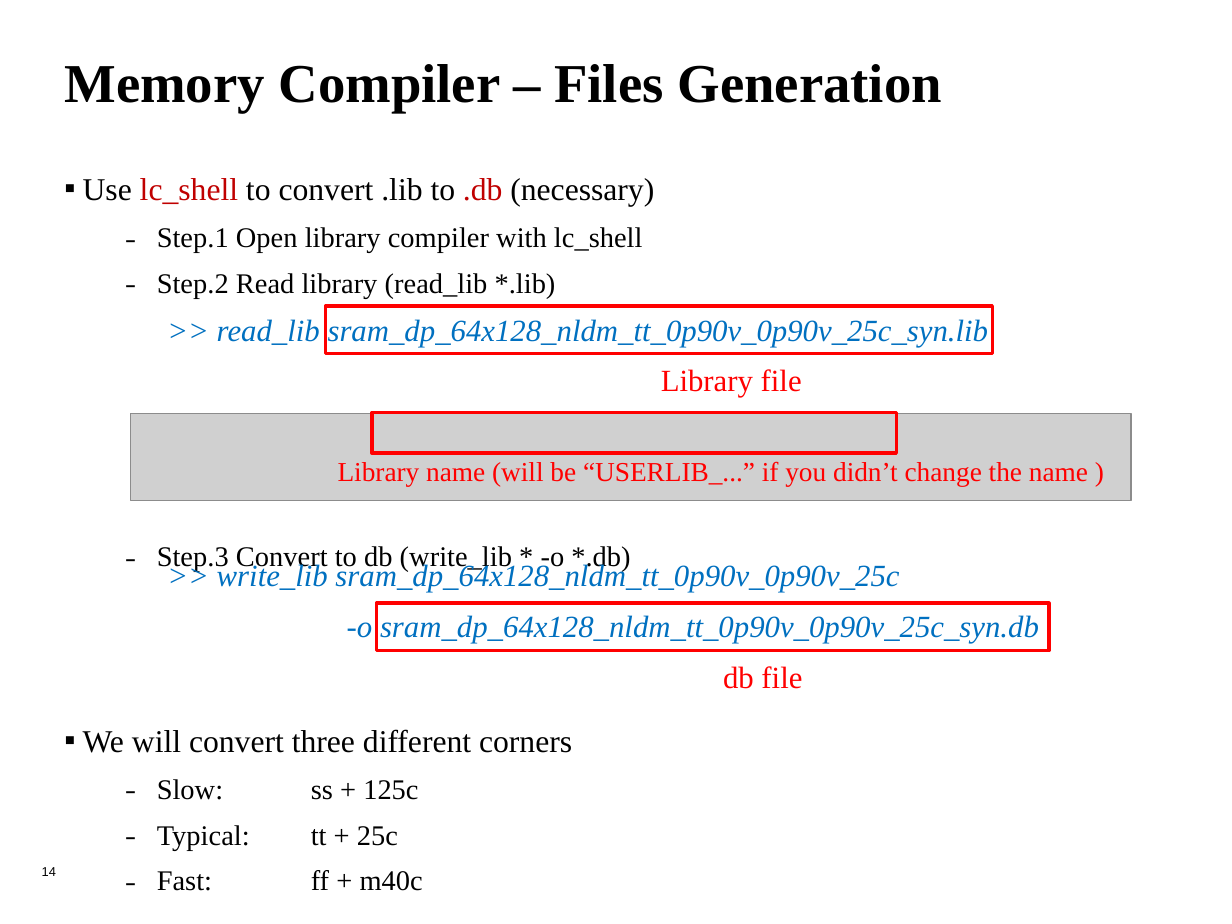
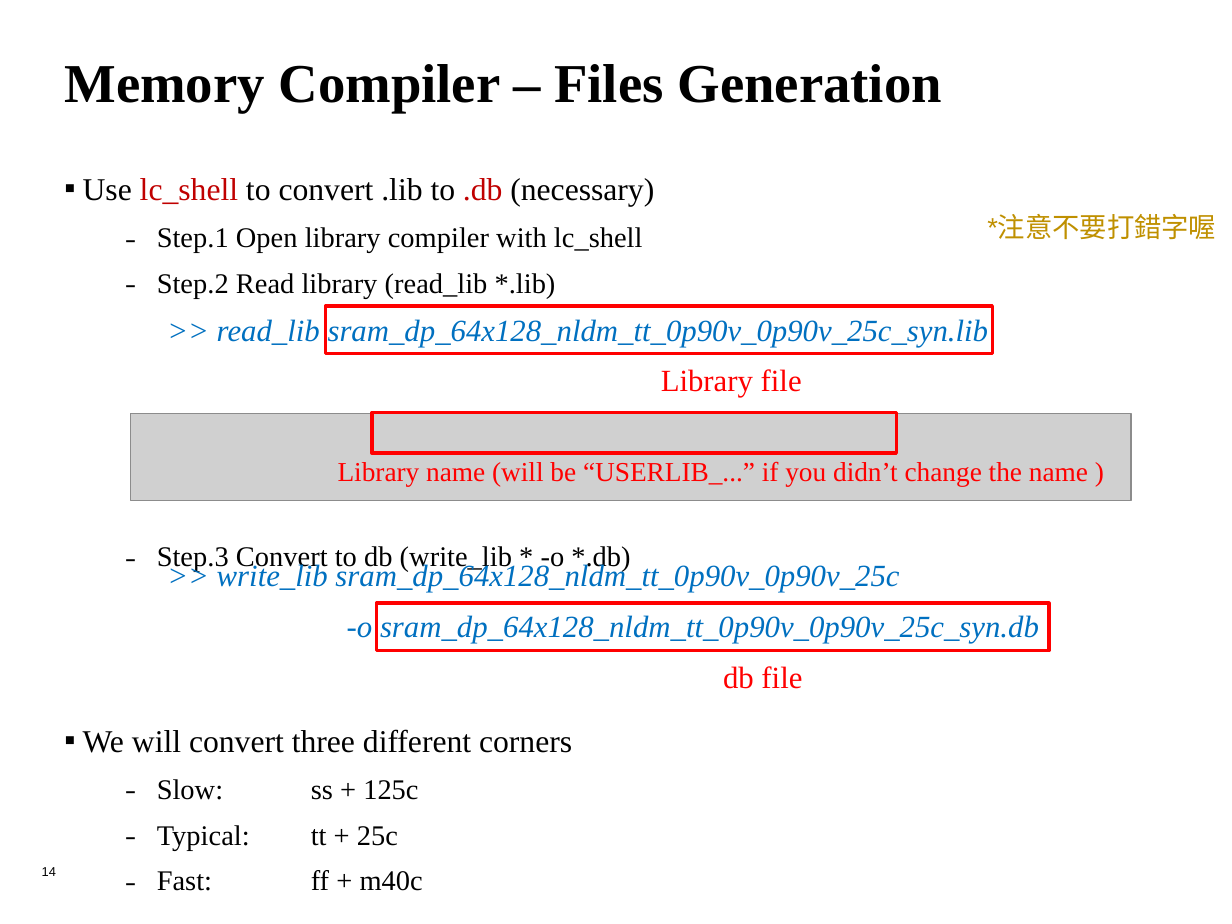
Before and after one commit to leo870823/2020-SRAM-training-course, a slide deck: slide 14 of MemoryCompiler_tutorial.pptx. Drawn at 1232x924 pixels with LibreOffice and Linux fonts; fonts in the diff are those of the drawing; grey boxes stand for pictures; background and template pictures are left out. Boxes give left, top, right and bottom in pixels: in the first picture for what was removed or moved away, otherwise in the second. Text is boxed around its words. In the diff, an @@ line names an element or a change of style, - is before the commit and + after.

```diff
--- a/MemoryCompiler_tutorial.pptx
+++ b/MemoryCompiler_tutorial.pptx
@@ text added at (987,216,1216,240), 16 pt, text #BF9000 @@
+*注意不要打錯字喔
```
Also in this commit, not shown: 10 other slides changed, 1 other file.
